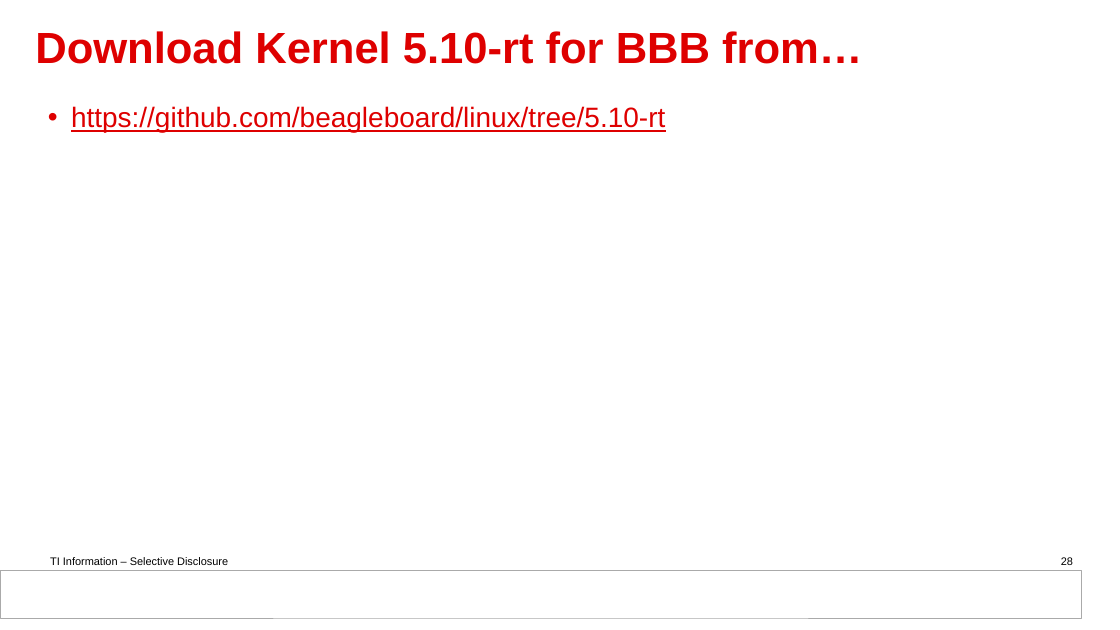
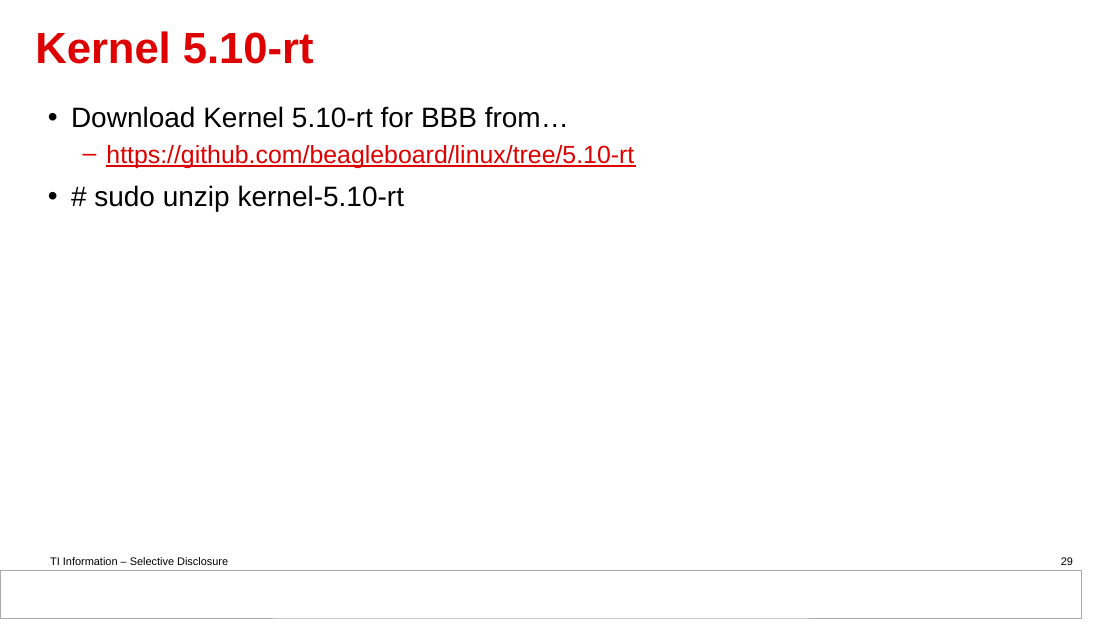
Before and after one commit to DynamicDevices/tas2781-linux-driver, a slide deck: slide 29 of doc/Guideline for tas2781 Linux driver based on BBB.pptx (slide 28 before the commit). Drawn at 1120x630 pixels with LibreOffice and Linux fonts; fonts in the diff are those of the drawing; background and template pictures are left out. Boxes give left, top, right and bottom in pixels: in the first picture for what was removed or moved away, otherwise in the second. Text is boxed around its words. In the diff, an @@ line names an element or a change of style, - is before the commit and + after.

```diff
--- a/doc/Guideline for tas2781 Linux driver based on BBB.pptx
+++ b/doc/Guideline for tas2781 Linux driver based on BBB.pptx
@@ title at (35,31,314,64): text changed @@
-Download Kernel 5.10-rt for BBB from…
+Kernel 5.10-rt
@@ text at (71,106,569,128): paragraph added @@
+• Download Kernel 5.10-rt for BBB from…
@@ text at (106,145,634,168): size 24 to 21.3 pt in "https://github.com/beagleboard/linux/tree/5.10-rt"; bullet • to –; list level 1 to 2 in "https://github.com/beagleboard/linux/tree/5.10-rt" @@
@@ text at (94,185,404,211): paragraph added @@
+• # sudo unzip kernel-5.10-rt
@@ page number at (1061,557,1073,565): text changed @@
-28
+29
```
Also in this commit, not shown: 7 other slides changed, 1 slide added.
